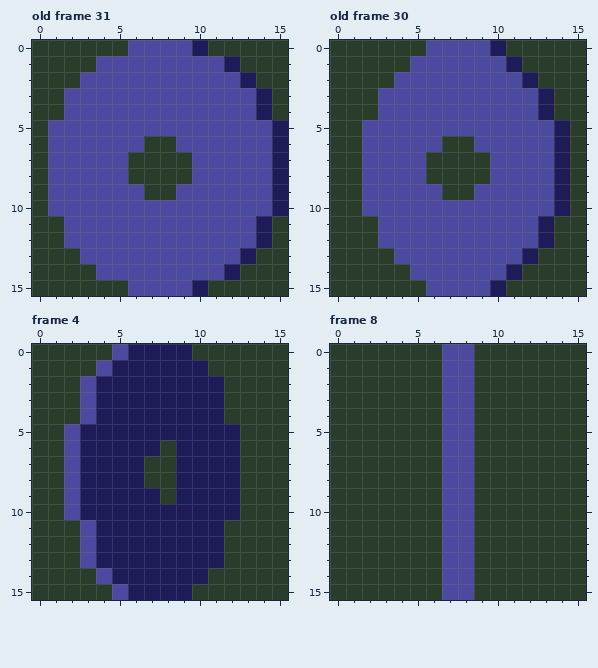
Two states of a pixel-art file, assets/Prop/SaveDisk.ase. That is the earlier state.
16x16 pixels, 32 frames. Colours within 5 levels of each other are drawn and written as one. Shown: old frame 31, old frame 30, frame 4, frame 8. The commit also changed other frames, which this record leaves out.
Once edited:
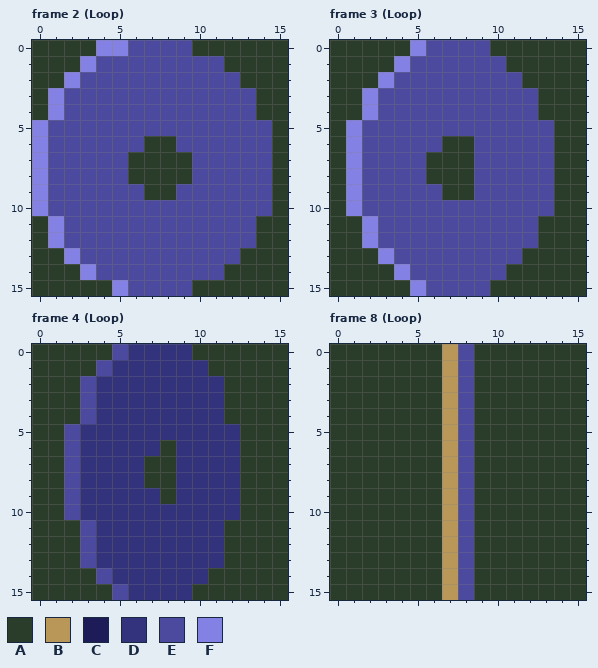
Palette (. is transparent): A #2a3d2b  B #b99758  C #1d1c58  D #32327d  E #4b4a9e  F #8382e4
A new or re-ordered frame is compared with the old frame closest to it.
What changed:
layer "Layer 1" now hidden
layer "smoother motion" added
frames re-ordered
Frame 2 (Loop) against old frame 31:
y 0: x 4..5 AA -> FF; x 10 C -> A
y 1: x 3 A -> F; x 12 C -> A
y 2: x 2 A -> F; x 13 C -> A
y 3..4: x 1 A -> F; x 14 C -> A
y 5..10: x 0 A -> F; x 15 C -> A
y 11..12: x 1 A -> F; x 14 C -> A
y 13: x 2 A -> F; x 13 C -> A
y 14: x 3 A -> F; x 12 C -> A
y 15: x 5 A -> F; x 10 C -> A
Frame 3 (Loop) against old frame 30:
y 0: x 5 A -> F; x 10 C -> A
y 1: x 4 A -> F; x 11 C -> A
y 2: x 3 A -> F; x 12 C -> A
y 3..4: x 2 A -> F; x 13 C -> A
y 5..6: x 1 A -> F; x 14 C -> A
y 7..8: x 1 A -> F; x 9 A -> E; x 14 C -> A
y 9..10: x 1 A -> F; x 14 C -> A
y 11..12: x 2 A -> F; x 13 C -> A
y 13: x 3 A -> F; x 12 C -> A
y 14: x 4 A -> F; x 11 C -> A
y 15: x 5 A -> F; x 10 C -> A
Frame 4 (Loop), layer "smoother motion":
y 0: x 6..9 CCCC -> DDDD
y 1: x 5..10 CCCCCC -> DDDDDD
y 2..4: x 4..11 CCCCCCCC -> DDDDDDDD
y 5: x 3..12 CCCCCCCCCC -> DDDDDDDDDD
y 6: x 3..7 CCCCC -> DDDDD; x 9..12 CCCC -> DDDD
y 7..8: x 3..6 CCCC -> DDDD; x 9..12 CCCC -> DDDD
y 9: x 3..7 CCCCC -> DDDDD; x 9..12 CCCC -> DDDD
y 10: x 3..12 CCCCCCCCCC -> DDDDDDDDDD
y 11..13: x 4..11 CCCCCCCC -> DDDDDDDD
y 14: x 5..10 CCCCCC -> DDDDDD
y 15: x 6..9 CCCC -> DDDD
Frame 8 (Loop), layer "smoother motion":
y 0..15: x 7 E -> B
